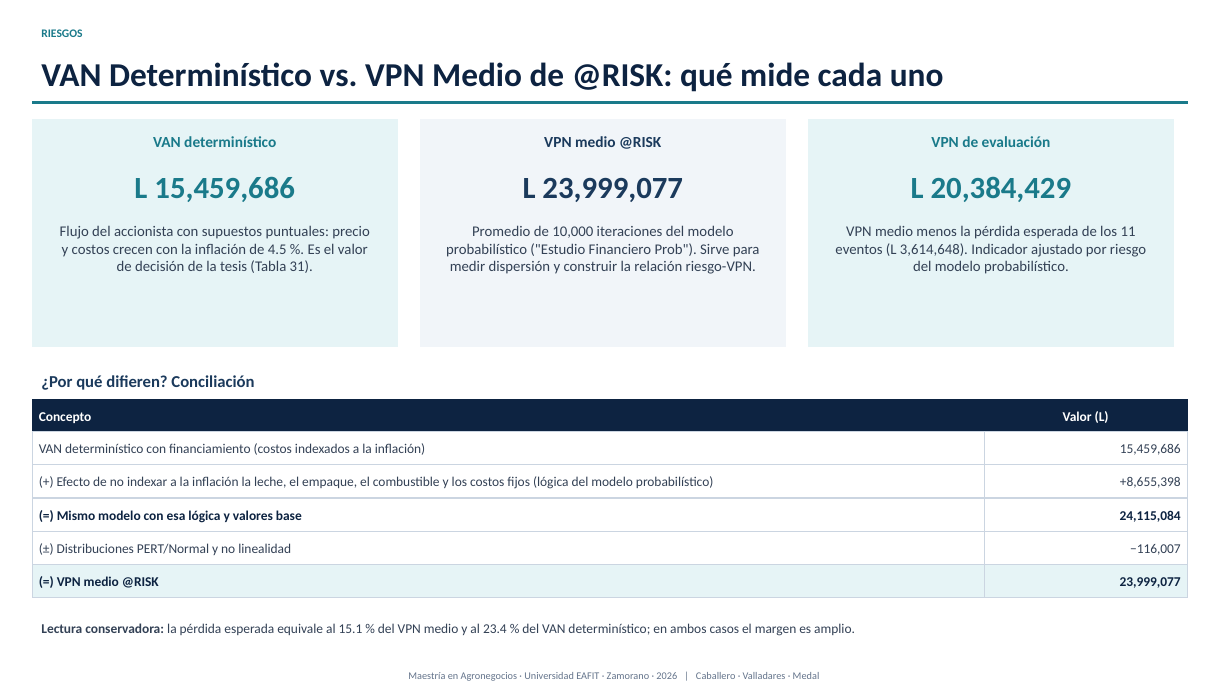
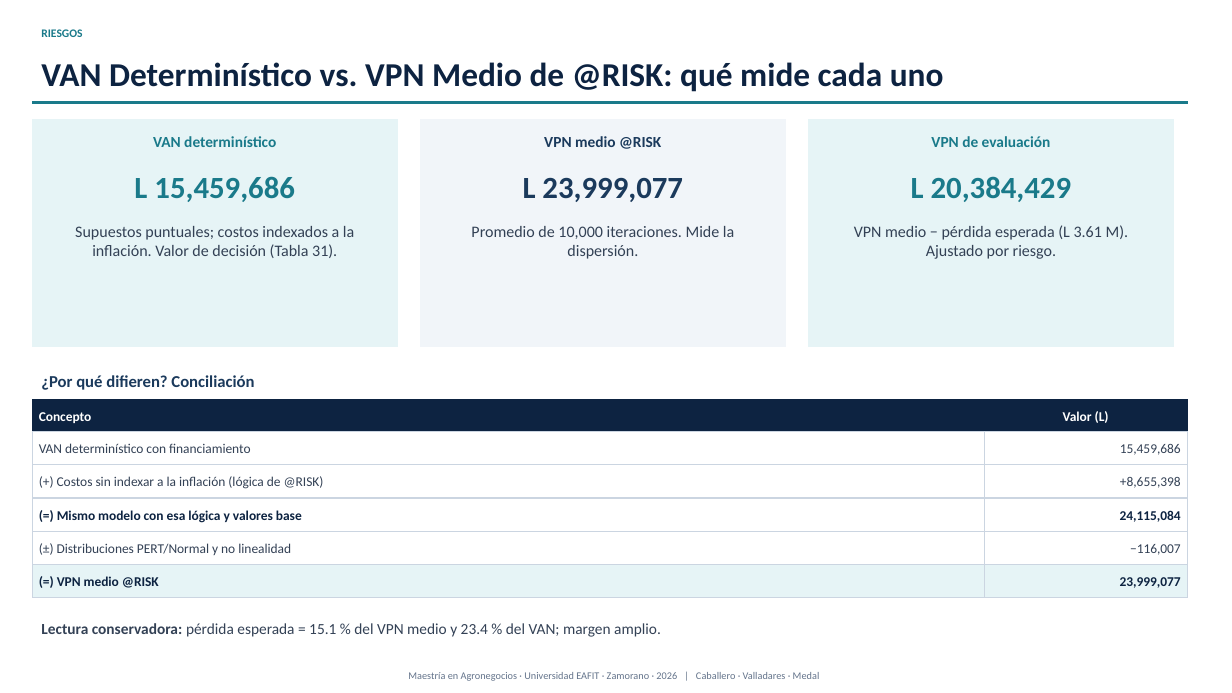
Before and after one commit to modelqdeluxe-ops/ss, a slide deck: slide 31 of Defensa_Tesis_Jaime_Fredy_Horacio_corregida.pptx. Drawn at 1232x693 pixels with LibreOffice and Linux fonts; fonts in the diff are those of the drawing. Boxes give left, top, right and bottom in pixels: in the first picture for what was removed or moved away, otherwise in the second. Text is boxed around its words. In the diff, an @@ line names an element or a change of style, - is before the commit and + after.

```diff
--- a/Defensa_Tesis_Jaime_Fredy_Horacio_corregida.pptx
+++ b/Defensa_Tesis_Jaime_Fredy_Horacio_corregida.pptx
@@ text at (x1=75, y1=226, x2=354, y2=258): text changed; size 11.5 to 12.5 pt @@
-Flujo del accionista con supuestos puntuales: precio y costos crecen con la inflación de 4.5 %. Es el valor de decisión de la tesis (Tabla 31).
+Supuestos puntuales; costos indexados a la inflación. Valor de decisión (Tabla 31).
@@ text at (x1=471, y1=226, x2=734, y2=259): text changed; size 11.5 to 12.5 pt @@
-Promedio de 10,000 iteraciones del modelo probabilístico ("Estudio Financiero Prob"). Sirve para medir dispersión y construir la relación riesgo-VPN.
+Promedio de 10,000 iteraciones. Mide la dispersión.
@@ text at (x1=854, y1=225, x2=1129, y2=259): text changed; size 11.5 to 12.5 pt @@
-VPN medio menos la pérdida esperada de los 11 eventos (L 3,614,648). Indicador ajustado por riesgo del modelo probabilístico.
+VPN medio − pérdida esperada (L 3.61 M). Ajustado por riesgo.
@@ text at (x1=39, y1=443, x2=250, y2=453): text changed @@
-VAN determinístico con financiamiento (costos indexados a la inflación)
+VAN determinístico con financiamiento
@@ text at (x1=57, y1=476, x2=324, y2=489): text changed @@
-(+) Efecto de no indexar a la inflación la leche, el empaque, el combustible y los costos fijos (lógica del modelo probabilístico)
+(+) Costos sin indexar a la inflación (lógica de @RISK)
@@ text at (x1=41, y1=623, x2=661, y2=637): text changed; size 10.5 to 12 pt @@
-Lectura conservadora: la pérdida esperada equivale al 15.1 % del VPN medio y al 23.4 % del VAN determinístico; en ambos casos el margen es amplio.
+Lectura conservadora: pérdida esperada = 15.1 % del VPN medio y 23.4 % del VAN; margen amplio.
```
Also in this commit, not shown: 23 other slides changed, 3 other files.
